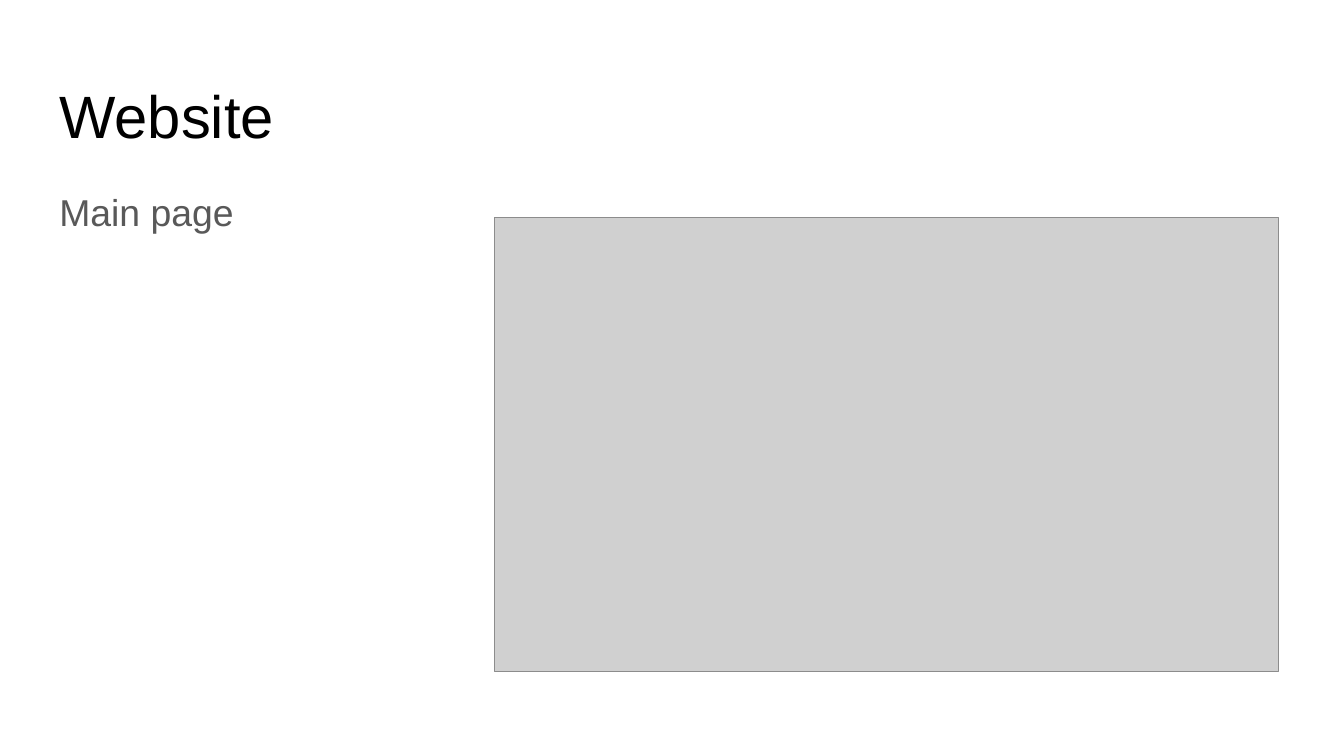
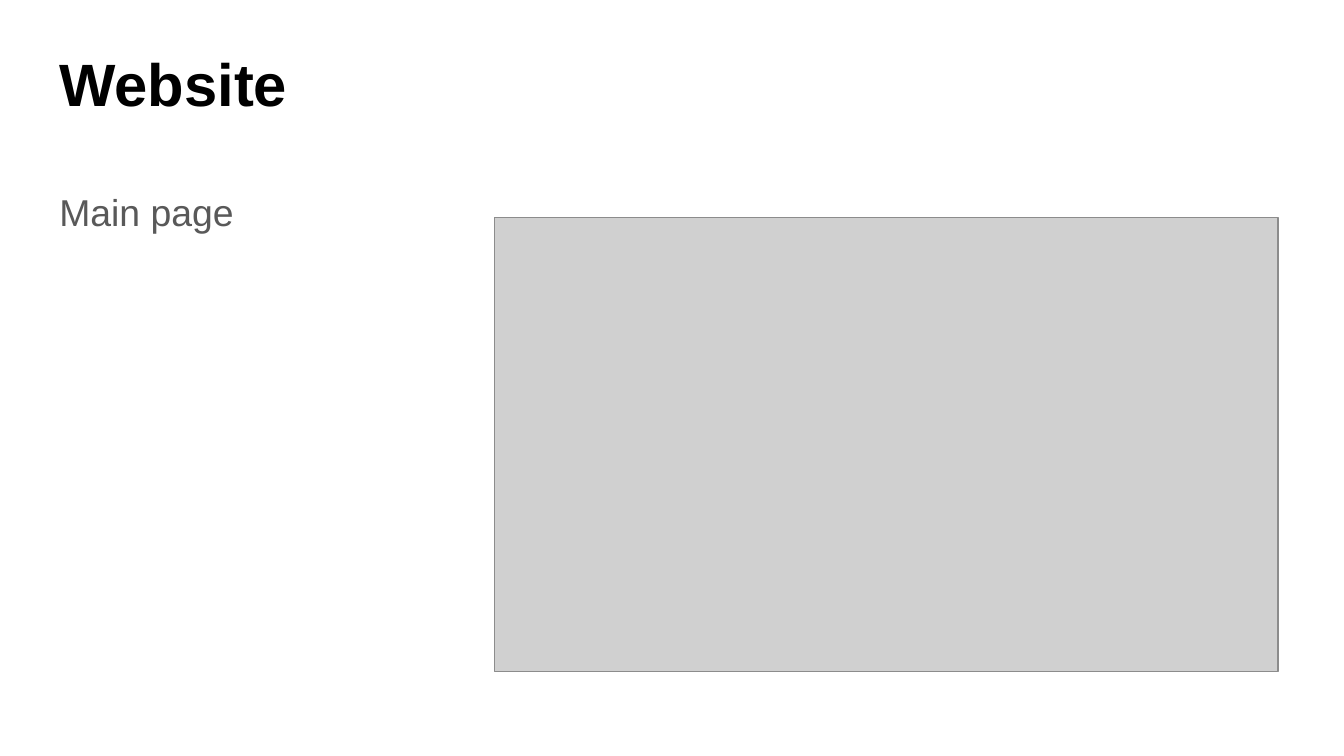
Before and after one commit to silenttundre/VirtualWorkoutBuddy, a slide deck: slide 8 of Virtual Workout Buddy.pptx. Drawn at 1344x756 pixels with LibreOffice and Linux fonts; fonts in the diff are those of the drawing; grey boxes stand for pictures. Boxes give left, top, right and bottom in pixels: in the first picture for what was removed or moved away, otherwise in the second. Text is boxed around its words. In the diff, an @@ line names an element or a change of style, - is before the commit and + after.

```diff
--- a/Virtual Workout Buddy.pptx
+++ b/Virtual Workout Buddy.pptx
@@ title "Website": place and size @@
-title "Website" at <box>59,94,274,139</box>
+title "Website" at <box>59,62,287,107</box>
@@ title "Website" at <box>59,62,287,107</box>: bold on @@
```
Also in this commit, not shown: 10 other slides changed, 3 slides added.
